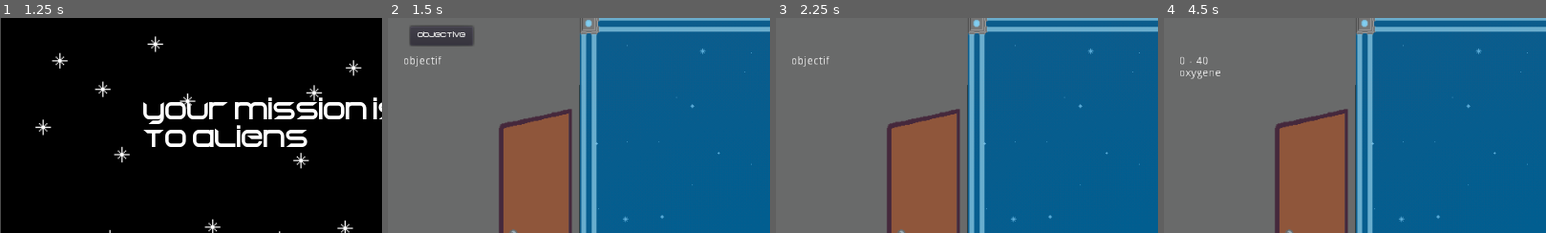
Above: before the commit, frames 1-4 (left to right).
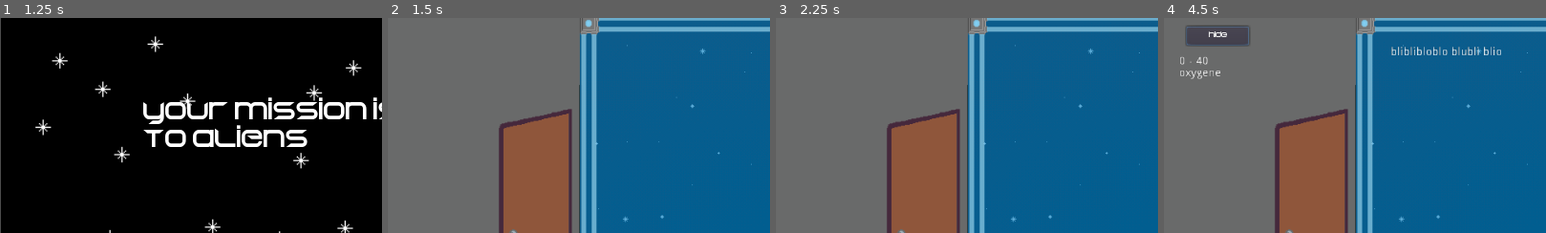
Above: after the commit, the same moments.

Repository: RyanHerb/-jubilant-octo-robot
Game: Godot game, scene res://Main.tscn
Same seed, same stepped clock (60 frames per second), same inputs: the game is played once before the commit and once after it.
Inputs (mouse positions are % of the whole screen's width and height, from its top left):
- Up to frame 1 (1.25 s): click "start" at 0.5 s
- Up to frame 2 (1.5 s): click "next" at 1.25 s
- Up to frame 3 (2.25 s): click (7, 5) at 2 s, where only the run before the commit has a clickable "objective"
- Up to frame 4 (4.5 s): click "new mission" at 2.75 s; click "accepter" at 3.5 s; click (7, 5) at 4.25 s, where only the run after the commit has a clickable "show"
The pictures show only the part of the screen within x 0-50%, y 1-51%; the shares and areas given below are measured in that part.

Frame 1 is identical in both runs. In frame 2, 1.7% of the frame differs, in the area x 4-23%, y 3-23%; in frame 3, 0.2%; in frame 4, 2.0%, in the area x 5-89%, y 3-18%.

Commit message:
Bureau : bouton affichage objectif
Bouton permettant de montrer tout le text de notre mission en cours.
Le même bouton permt de cacher le text

Diff:
--- a/HUDBureau.gd
+++ b/HUDBureau.gd
@@ -4,13 +4,14 @@
 
 signal mission_accepted
 signal mission_finished
-signal see_mission
+signal see_mission(text)
 signal see_missionIntro
 signal see_system
 
 func _ready():
-	$AffichMissionButton.show()
+	$AffichMissionButton.hide()
 	$ToSystemButton.hide()
+	$Objectifs.hide()
 	show_money_prestige()
 	start_game()
 
@@ -22,6 +23,7 @@
 
 func mission_validated(mission):
 	$Objectifs.show()
+	$AffichMissionButton.show()
 	update_money(mission.get_budget())
 	$Objectifs.clear()
 	$Objectifs.add_text(str(mission.get_min_tmp()))
@@ -61,21 +63,20 @@
 
 func objectif_hide():
 	$Objectifs.hide()
-	#$IconeTemp.hide()
+	$AffichMissionButton.hide()
 
 func objectif_show():
 	$Objectifs.show()
-	#$IconeTemp.show()
+	$AffichMissionButton.show()
 
-func _on_FinishMissionButton_pressed():
-	$FinishMissionButton.hide()
-	$Objectifs.hide()
-	update_prestige()
-	emit_signal("mission_finished")
 
 func _on_AffichMissionButton_pressed():
-	$AffichMissionButton.hide()
-	emit_signal("see_mission")
+	#$AffichMissionButton.hide()
+	if $AffichMissionButton.text == "show":
+		$AffichMissionButton.text = "hide"
+	else:
+		$AffichMissionButton.text = "show"
+	emit_signal("see_mission", $AffichMissionButton.text)
 
 func _on_NewMission_pressed():
 	$NewMission.hide()
--- a/HUDBureau.tscn
+++ b/HUDBureau.tscn
@@ -33,7 +33,7 @@
 margin_right = 88.0
 margin_bottom = -127.0
 custom_fonts/font = SubResource( 1 )
-text = "objective"
+text = "show"
 __meta__ = {
 "_edit_use_anchors_": false
 }
--- a/Main.gd
+++ b/Main.gd
@@ -15,6 +15,7 @@
 	mission.connect("mission_accepte", $Office, "mission_validated")
 	$Office.new_mission()
 	$Office/HUDOffice.connect("see_missionIntro", mission, "show_intro_mission")
+	$Office/HUDOffice.connect("see_mission", mission, "show_text_mission")
 	$Office/HUDOffice.connect("see_system", self, "go_to_system")
 	$System/HUDSystem.connect("mission_finished", self, "go_to_office")
 	yield($EntreMissions, "timeout")
@@ -51,6 +52,7 @@
 	$System.hide()
 	$Office.show()
 	$EntreMissions.start()
+	$Office/HUDOffice.objectif_hide()
 
 func end_game():
 	$System.hide()
--- a/Mission.gd
+++ b/Mission.gd
@@ -48,6 +48,11 @@
 	$Description.show()
 	#$Refuser.show()
 
+func show_text_mission(text):
+	if text == "hide":
+		$Description.show()
+	else:
+		$Description.hide()
 
 func update_descr(text):
 	$Description.text = text
